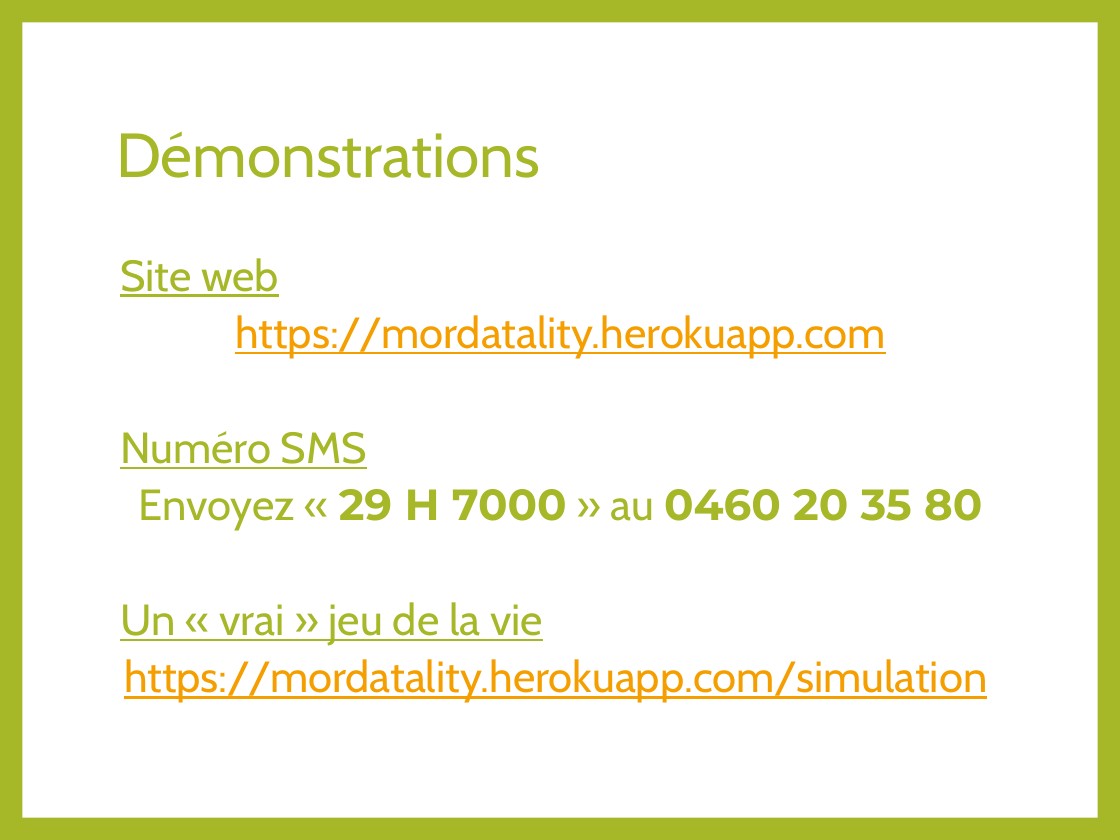
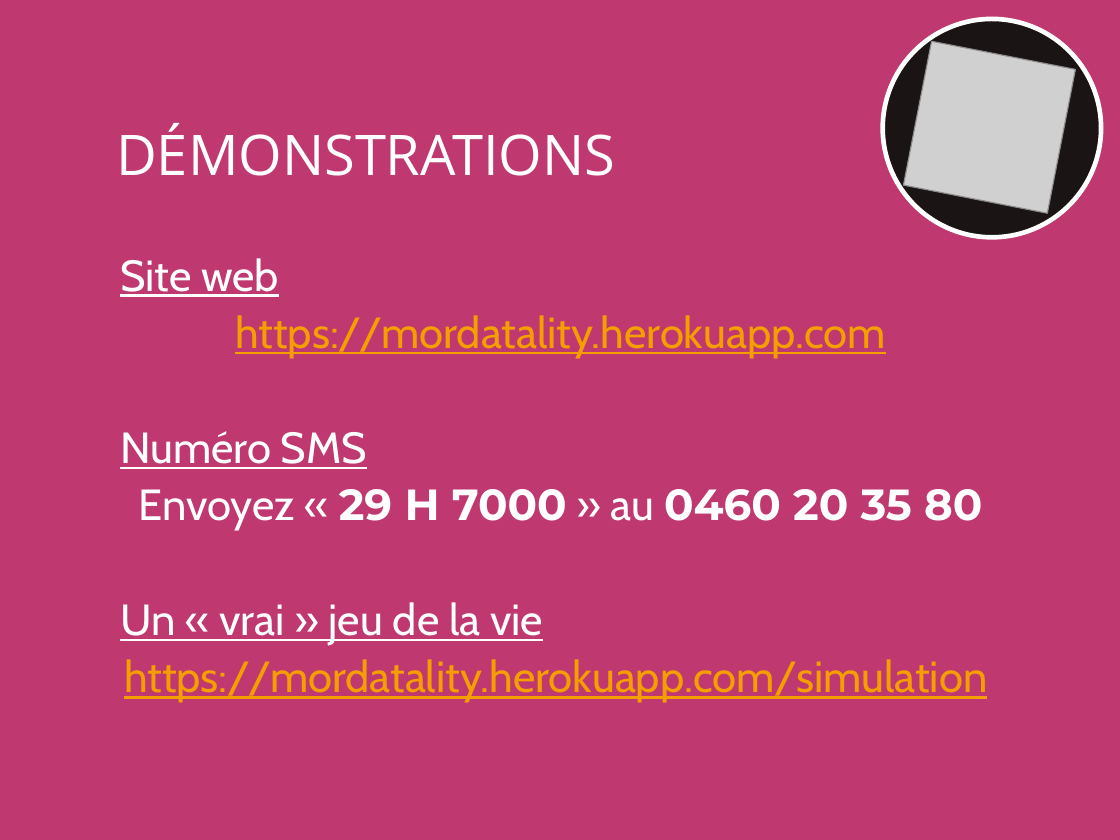
Before and after one commit to micbelgique/mordatality, a slide deck: slide 9 of presentation-summercamp2015.pptx. Drawn at 1120x840 pixels with LibreOffice and Linux fonts; fonts in the diff are those of the drawing; grey boxes stand for pictures. Boxes give left, top, right and bottom in pixels: in the first picture for what was removed or moved away, otherwise in the second. Text is boxed around its words. In the diff, an @@ line names an element or a change of style, - is before the commit and + after.

```diff
--- a/presentation-summercamp2015.pptx
+++ b/presentation-summercamp2015.pptx
@@ background #A6B727 to #BF3870 @@
@@ rectangle removed at <box>22,22,1098,818</box> @@
@@ ellipse added at <box>864,0,1120,256</box>, fill #1A1414, outline #FFFFFF 3 pt @@
@@ picture added at <box>903,41,1076,213</box> @@
@@ title at <box>116,123,615,176</box>: text changed; size 40 to 36 pt; font Cabin to Open Sans; text colour #A6B727 to #FFFFFF @@
-Démonstrations
+DÉMONSTRATIONS
@@ text at <box>120,258,982,645</box>: text colour #A6B727 to #FFFFFF in "Site web", "Numéro SMS", "Envoyez « 29 H 7000 » au ...", "Un « vrai » jeu de la ..." @@
```
Also in this commit, not shown: 8 other slides changed.
